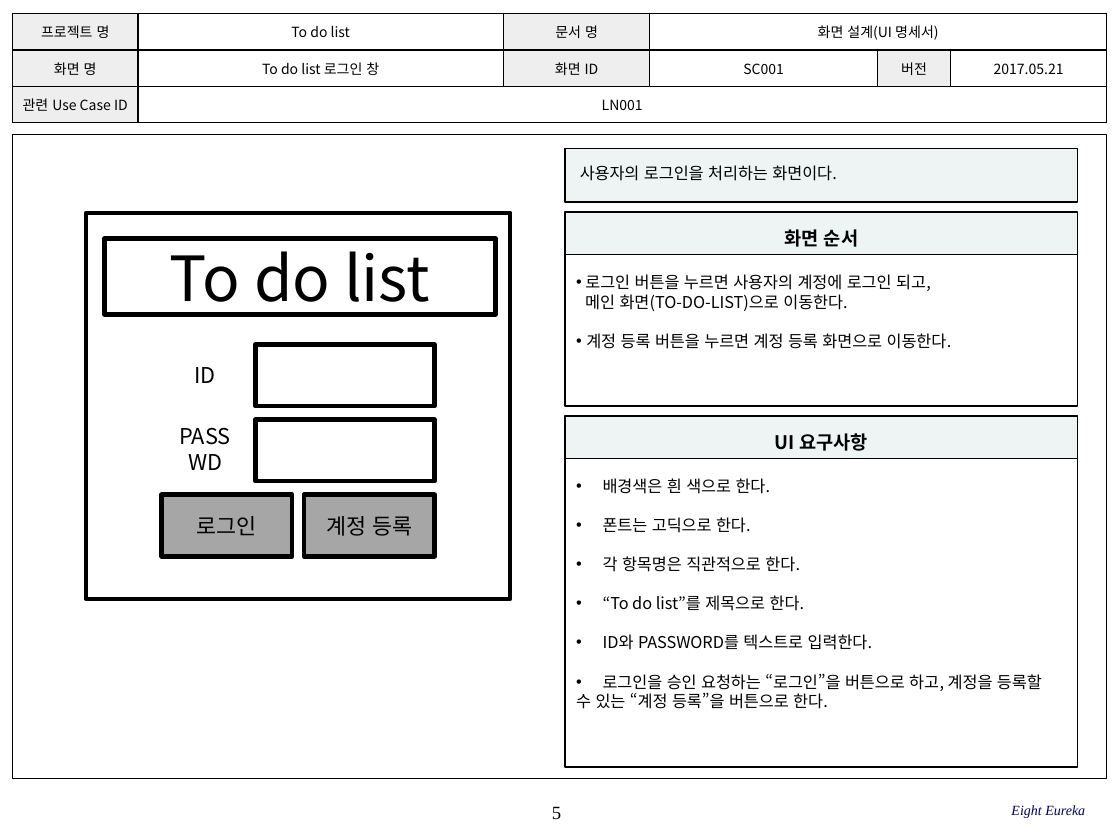
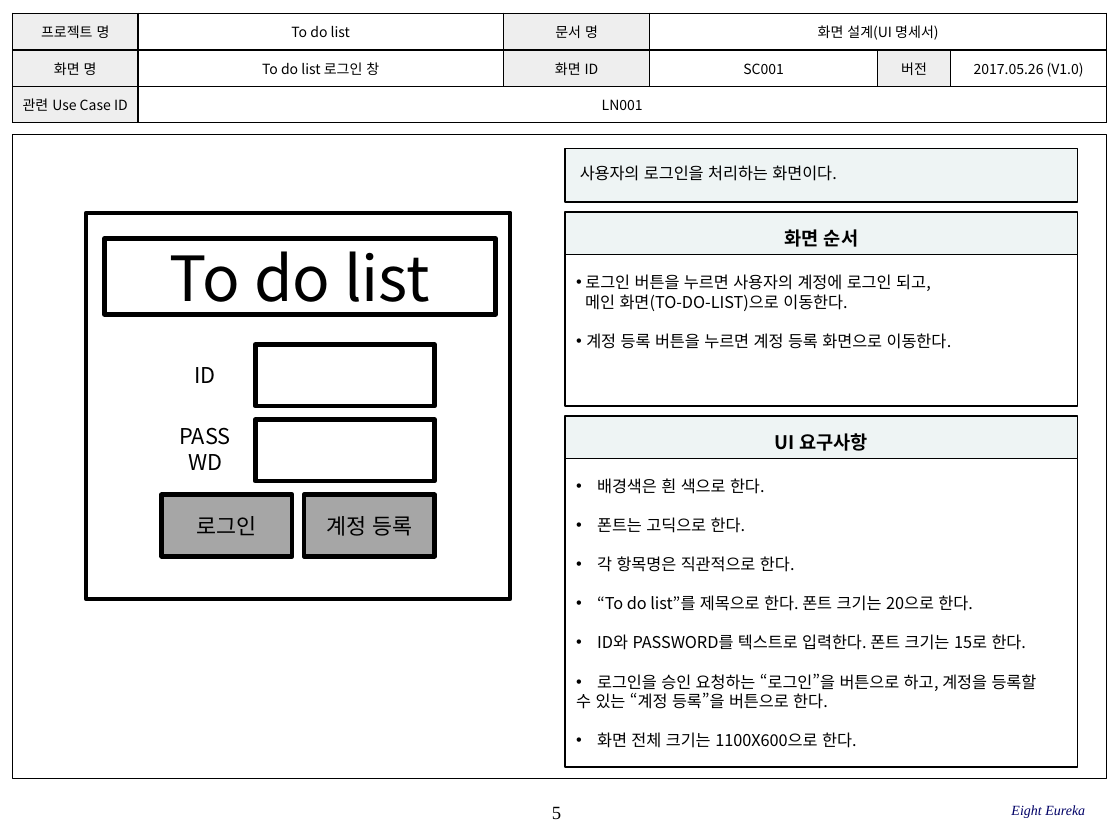
Before and after one commit to SE-admin/8, a slide deck: slide 5 of doc/3_ 설계서/UI Design Template.pptx. Drawn at 1120x840 pixels with LibreOffice and Linux fonts; fonts in the diff are those of the drawing; background and template pictures are left out. Boxes give left, top, right and bottom in pixels: in the first picture for what was removed or moved away, otherwise in the second. Text is boxed around its words. In the diff, an @@ line names an element or a change of style, - is before the commit and + after.

Commit message:
UI Design Template.pptx 버전 업

```diff
--- a/doc/3_ 설계서/UI Design Template.pptx
+++ b/doc/3_ 설계서/UI Design Template.pptx
@@ table at box(12, 13, 1105, 123) @@
-row 2, column 6: 2017.05.21
+row 2, column 6: 2017.05.26 (V1.0)
@@ text in rectangle at box(597, 478, 1037, 693): indent changed @@
@@ text in rectangle at box(597, 595, 1027, 650): text changed @@
-• “To do list”를 제목으로 한다.
-• ID와 PASSWORD를 텍스트로 입력한다.
+• “To do list”를 제목으로 한다. 폰트 크기는 20으로 한다.
+• ID와 PASSWORD를 텍스트로 입력한다. 폰트 크기는 15로 한다.
@@ text in rectangle at box(597, 732, 856, 748): paragraph added @@
+• 화면 전체 크기는 1100X600으로 한다.
```
Also in this commit, not shown: 8 other slides changed, 2 slides added.
